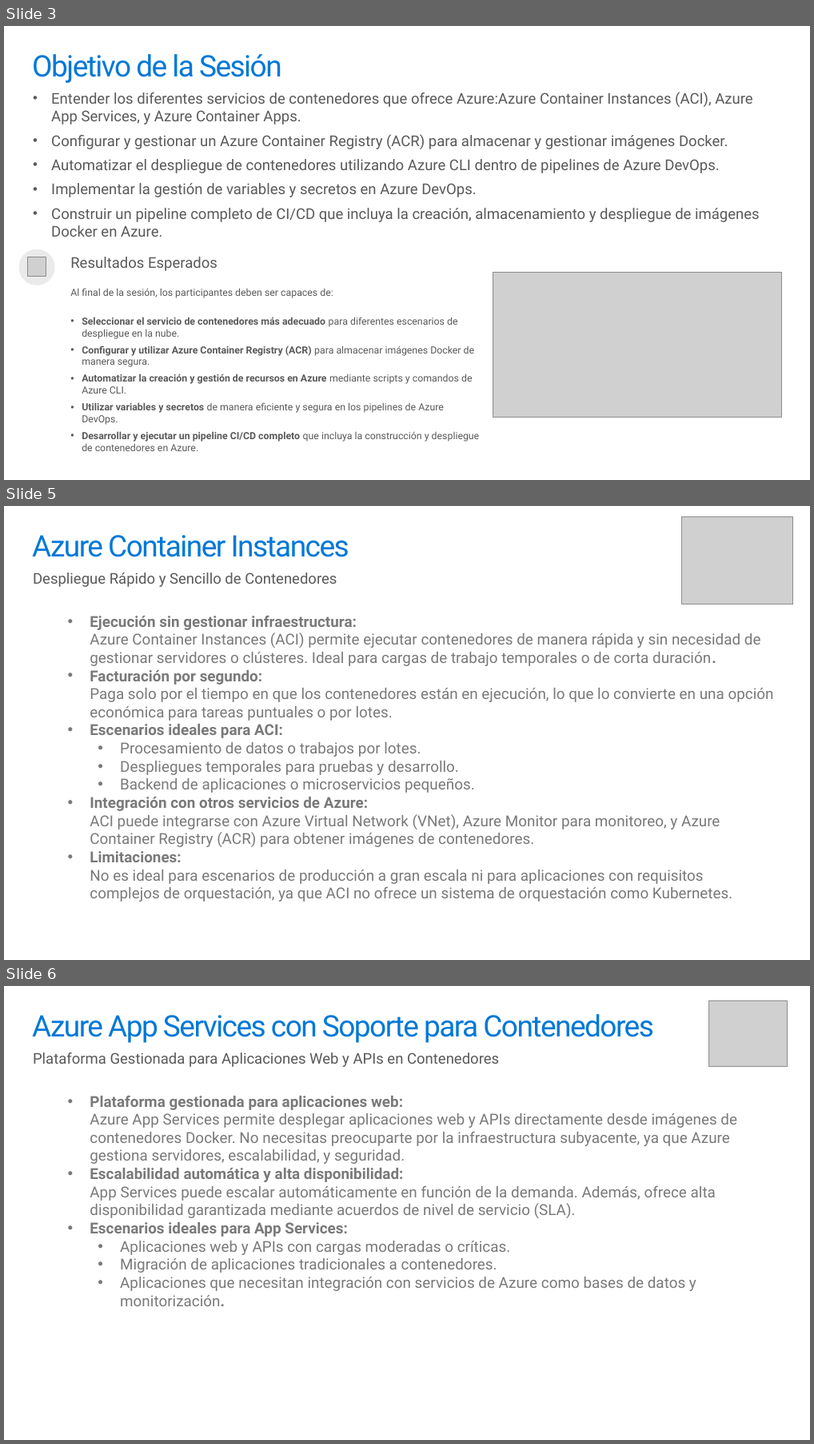
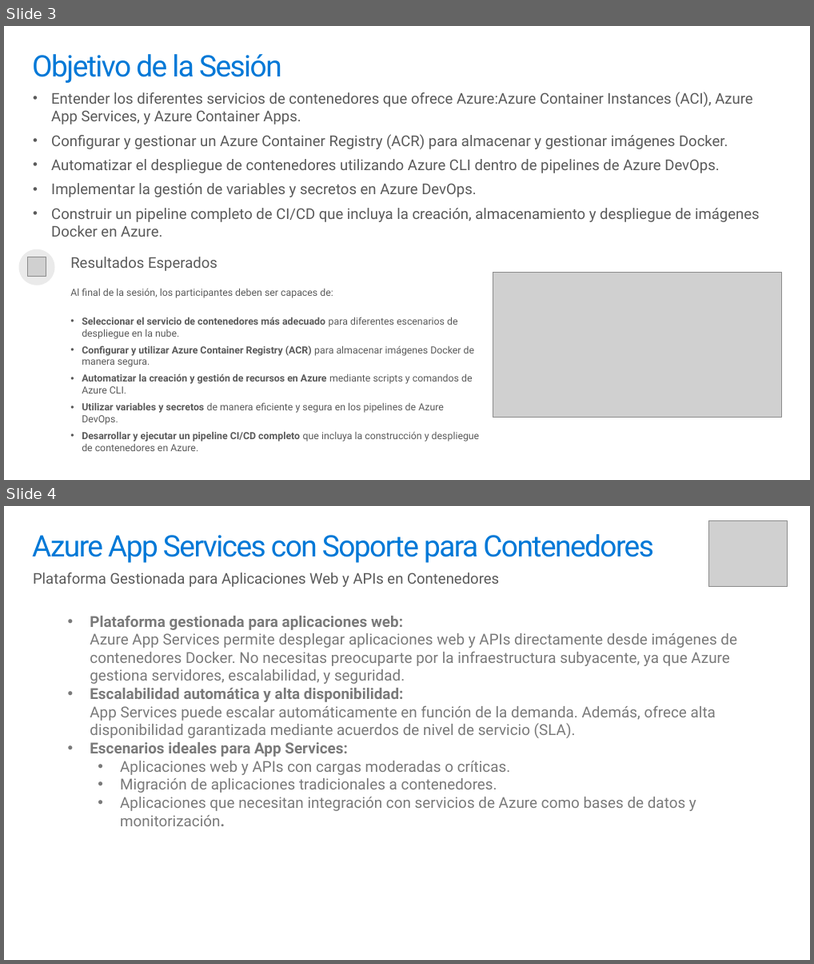
Before and after one commit to ingsoft3ucc/TPS_2024, a slide deck: trabajos/09-contenedores-azure-automatizacion-Parte2.pptx. Shown one above the other, each under a label of ours: slides 3, 5 and 6 before the commit, slides 3 and 4 after it; the slides between them are not shown. The pictures are 814x1444 and 814x964 pixels, drawn with LibreOffice and Linux fonts; fonts in the diff are those of the drawing; grey boxes stand for pictures. Boxes give left, top, right and bottom in pixels: in the first picture for what was removed or moved away, otherwise in the second. Text is boxed around its words. In the diff, an @@ line names an element or a change of style, - is before the commit and + after.

```diff
--- a/trabajos/09-contenedores-azure-automatizacion-Parte2.pptx
+++ b/trabajos/09-contenedores-azure-automatizacion-Parte2.pptx
@@ slide 5 removed at <box>4,506,810,960</box>, background #FFFFFF @@
@@ picture removed at <box>682,517,794,604</box> @@
@@ title removed at <box>32,535,350,557</box> @@
-Azure Container Instances
@@ text removed at <box>33,572,337,587</box> @@
-Despliegue Rápido y Sencillo de Contenedores
@@ text removed at <box>90,616,774,901</box> @@
-  • Ejecución sin gestionar infraestructura:
-    Azure Container Instances (ACI) permite ejecutar contenedores de manera rápida y sin necesidad de gestionar servidores o clústeres. Ideal para cargas de trabajo temporales o de corta duración.
-  • Facturación por segundo:
-    Paga solo por el tiempo en que los contenedores están en ejecución, lo que lo convierte en una opción económica para tareas puntuales o por lotes.
-  • Escenarios ideales para ACI:
-    • Procesamiento de datos o trabajos por lotes.
-    • Despliegues temporales para pruebas y desarrollo.
-    • Backend de aplicaciones o microservicios pequeños.
-  • Integración con otros servicios de Azure:
-    ACI puede integrarse con Azure Virtual Network (VNet), Azure Monitor para monitoreo, y Azure Container Registry (ACR) para obtener imágenes de contenedores.
-  • Limitaciones:
-    No es ideal para escenarios de producción a gran escala ni para aplicaciones con requisitos complejos de orquestación, ya que ACI no ofrece un sistema de orquestación como Kubernetes.
@@ what was slide 6 is now slide 4 @@
```
Also in this commit, not shown: 2 slides changed, 7 other slides removed, 1 other file.
